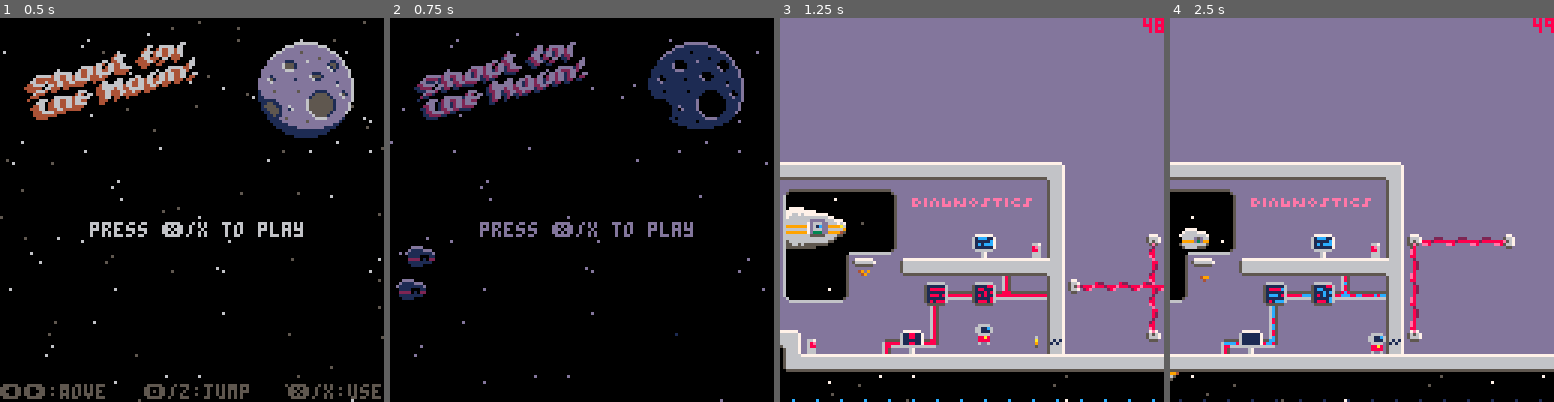
Above: before the commit, frames 1-4 (left to right).
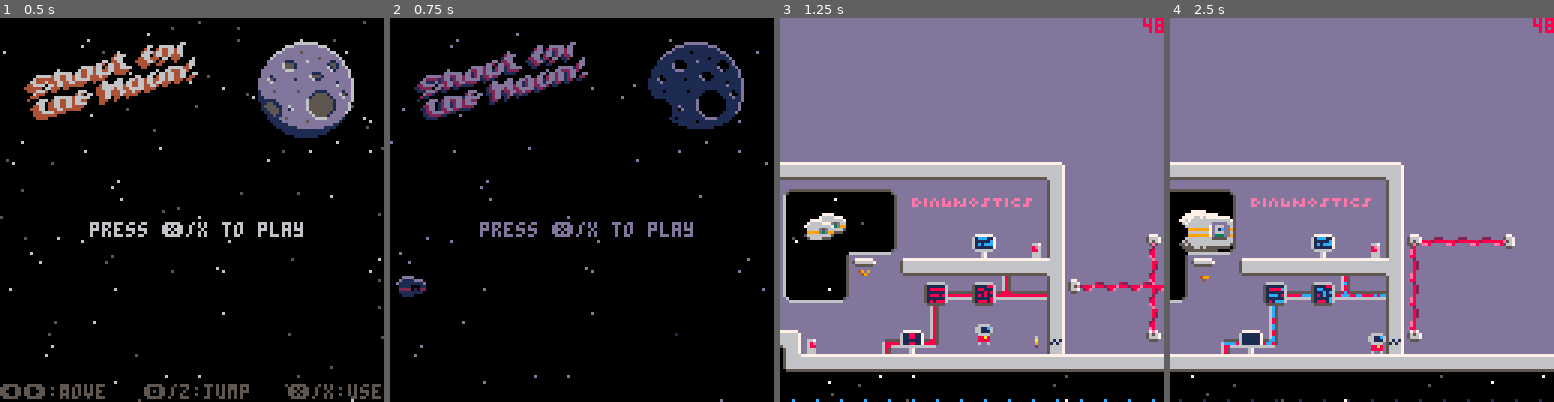
Above: after the commit, the same moments.

Repository: jgradim/gameoff-2020
Game: PICO-8 cartridge moonshot.p8
Two runs of this game, one before a commit and one after it. Both use one fixed random seed, a clock stepped at 60 frames per second and the inputs below.
Inputs:
- Up to frame 1 (0.5 s): tap X (X key) at 0.33 s
- Up to frame 2 (0.75 s): tap O (Z key) at 0.7 s
- Up to frame 3 (1.25 s): tap X (X key) at 1.07 s
- Up to frame 4 (2.5 s): hold Right 1.6-2.1 s; tap O (Z key) at 1.7, 2.1 s; tap X (X key) at 1.85 s; hold Up 2.15-2.42 s; hold Right from 2.47 s (still down)

Frame 1 is identical in both runs. In frame 2, 0.6% of the frame differs, in the area x 1-12%, y 59-74%; in frame 3, 1.2%; in frame 4, 1.2%, in the area x 0-100%, y 2-95%.

Commit message:
adjust background ships frequency

Diff:
--- a/moonshot.p8
+++ b/moonshot.p8
@@ -2687,13 +2687,15 @@
 
 ship=class(bg_fx,{
  add_all=function(s)
+  local max_ships=4
+
   --small ship
-  for i=1,7 do
+  for i=1,max_ships do
    local sp,r
 
-   --5 small ships
-   --2 medium ships
-   if i<=5 then
+   --max_ships-1 small ships
+   --1 medium ship
+   if i<=max_ships-1 then
     sp=sp_ship_s
     r=rect_ship_s
    else
